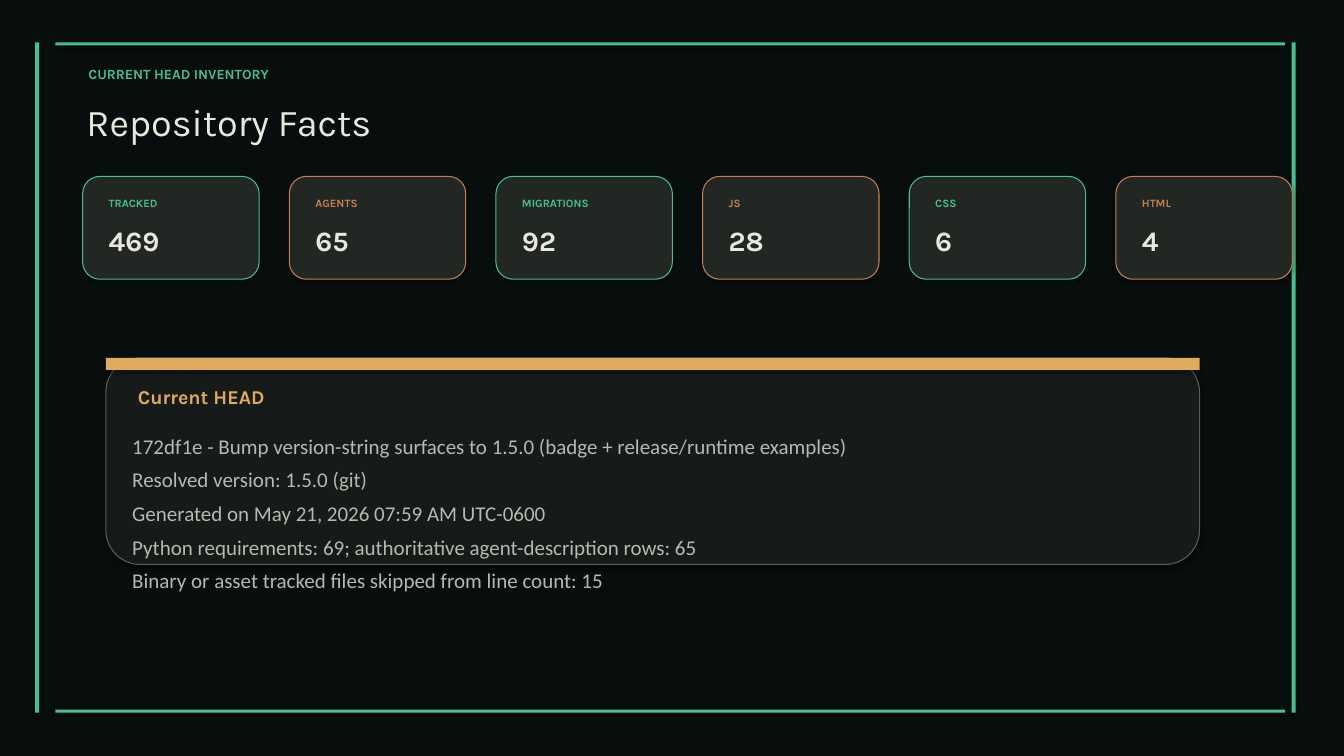
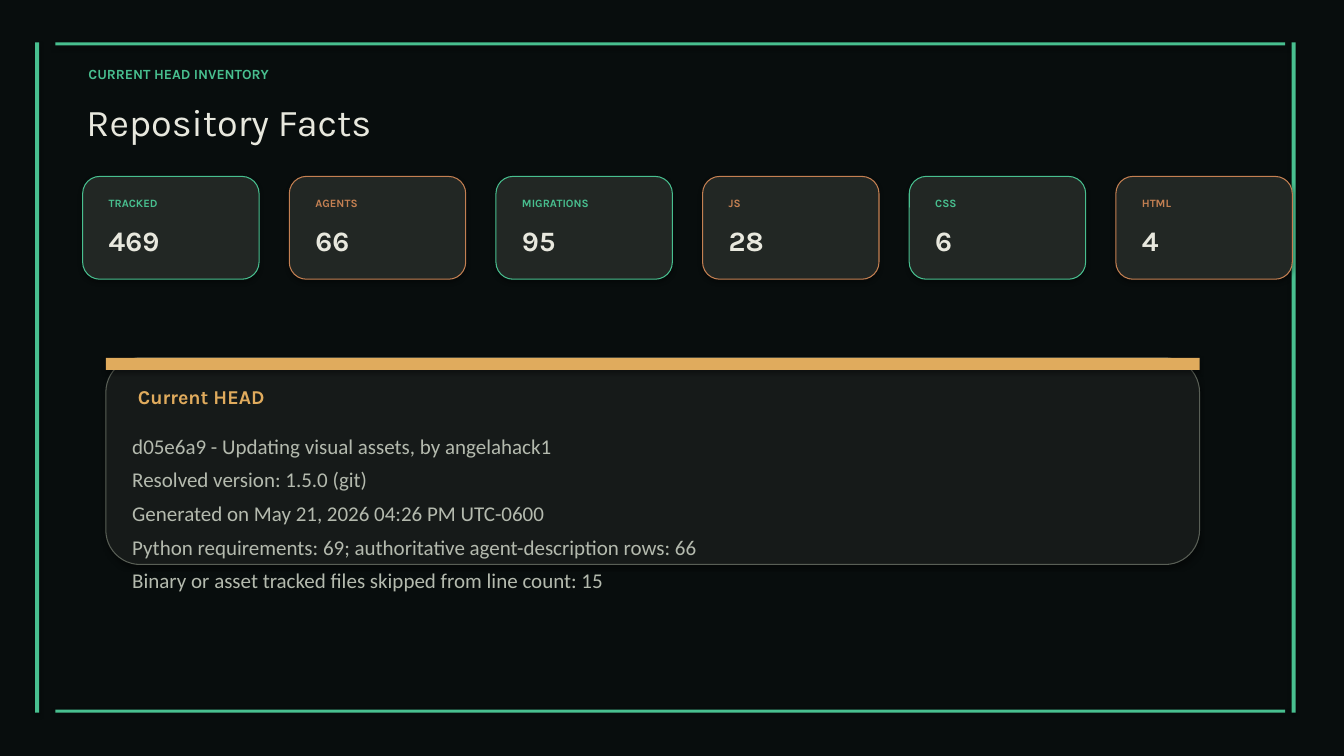
Before and after one commit to XAIHT/Tlamatini, a slide deck: slide 35 of Tlamatini_eXtended_Artificial_Intelligence_Humanly_Tempered.pptx (slide 34 before the commit). Drawn at 1344x756 pixels with LibreOffice and Linux fonts; fonts in the diff are those of the drawing. Boxes give left, top, right and bottom in pixels: in the first picture for what was removed or moved away, otherwise in the second. Text is boxed around its words. In the diff, an @@ line names an element or a change of style, - is before the commit and + after.

```diff
--- a/Tlamatini_eXtended_Artificial_Intelligence_Humanly_Tempered.pptx
+++ b/Tlamatini_eXtended_Artificial_Intelligence_Humanly_Tempered.pptx
@@ text at (x1=315, y1=232, x2=349, y2=252): text changed @@
-65
+66
@@ text at (x1=522, y1=232, x2=555, y2=252): text changed @@
-92
+95
@@ text at (x1=132, y1=439, x2=551, y2=458): text changed @@
-172df1e - Bump version-string surfaces to 1.5.0 (badge + release/runtime examples)
+d05e6a9 - Updating visual assets, by angelahack1
@@ text at (x1=132, y1=506, x2=696, y2=559): text changed @@
-Generated on May 21, 2026 07:59 AM UTC-0600
-Python requirements: 69; authoritative agent-description rows: 65
+Generated on May 21, 2026 04:26 PM UTC-0600
+Python requirements: 69; authoritative agent-description rows: 66
```
Also in this commit, not shown: 9 other slides changed, 2 slides added, 36 other files.
